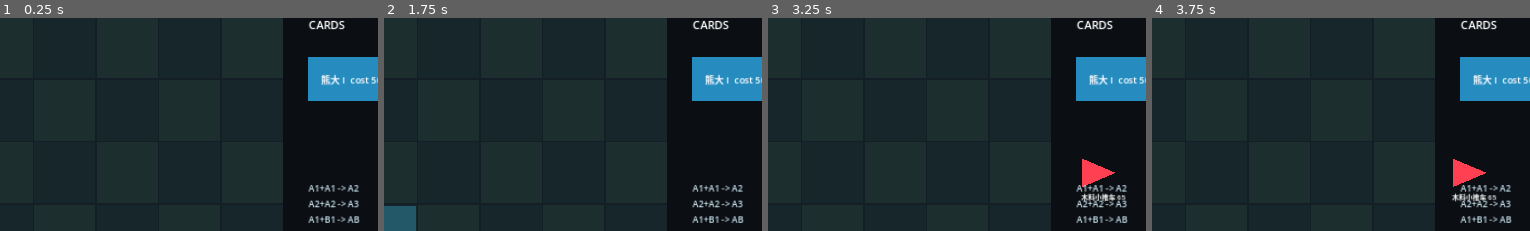
Above: before the commit, frames 1-4 (left to right).
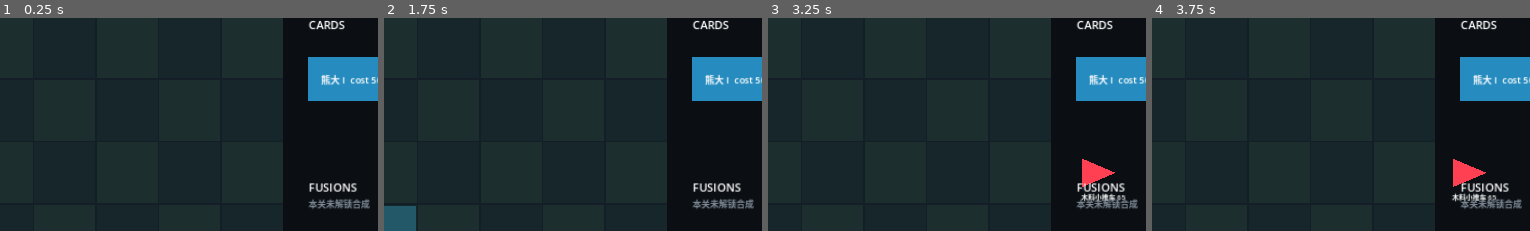
Above: after the commit, the same moments.

Repository: Sakeroux168/pvz-boonie-bears
Game: Godot game, scene res://src/app/main.tscn
Same seed, same stepped clock (60 frames per second), same inputs: the game is played once before the commit and once after it.
Inputs (mouse positions are % of the whole screen's width and height, from its top left):
- Up to frame 1 (0.25 s): no input
- Up to frame 2 (1.75 s): tap Enter at 0.5 s; move the mouse to (74, 46) at 0.52 s; tap R at 0.6 s; click (74, 46) at 0.67 s; tap Space at 1.25 s; drag from (29, 56) to (45, 72) at 1.27 s
- Up to frame 3 (3.25 s): tap Enter at 2 s; move the mouse to (61, 28) at 2.02 s; tap R at 2.1 s; click (61, 28) at 2.17 s; tap Space at 2.75 s; drag from (45, 72) to (19, 35) at 2.77 s
- Up to frame 4 (3.75 s): move the mouse to (82, 67) at 3.52 s; tap R at 3.6 s; click (82, 67) at 3.67 s
The pictures show only the part of the screen within x 44-94%, y 14-64%; the shares and areas given below are measured in that part.

The runs differ from the first frame. In frame 1, 1.2% of the frame differs, in the area x 81-98%, y 77-97%; in frame 2, 1.2%; in frame 3, 1.2%; in frame 4, 1.2%.

Commit message:
fix(h4b): level-scoped recipe gate — 1-1 locks upgrades/fusion (GPT review P1)
- BattleSession gains enabled_recipe_ids support: when a level defines the
  field, merge_cells rejects recipes outside the list with
  'recipe_disabled_in_level' and fusion_preview hides them. Levels without
  the field keep legacy allow-all behaviour (level_playable.json fixture
  unchanged).
- world01_01.json sets enabled_recipe_ids: [] — 1-1 no longer allows
  A1+A1->A2 upgrades, preserving the accepted World 01 teaching order
  (first upgrade in 1-4, first fusion in 1-6).
- battle_screen recipe hints are now data-driven and level-gated; 1-1 shows
  '本关未解锁合成' instead of hardcoded upgrade/fusion hints.
- Tests: rejected merge leaves both units and resources untouched; preview
  respects the gate; absent-key allow-all compatibility; partial allowlist
  semantics. 60/60 passing, exit code 0.
- Corrected misleading 'wave income' comment in the victory simulation test:
  no income system exists; 350 resource funds all deploys up front.

Diff:
--- a/src/battle/battle_session.gd
+++ b/src/battle/battle_session.gd
@@ -16,6 +16,12 @@
 var resources: ResourcePool
 var fusion: FusionService
 var tree_rule: ProtectedTreeRule
+# Level-scoped recipe gate (GPT review on PR #8): recipes not in this list are
+# illegal in this level. Missing/empty field means "no recipes enabled" only if
+# the key exists; absent key keeps the legacy allow-all behaviour so the old
+# level_playable.json regression fixture still teaches upgrades/fusion.
+var enabled_recipe_ids: Dictionary = {}
+var recipe_gate_active := false
 var enemies: Array[EnemyState] = []
 var level: Dictionary = {}
 var state := STATE_RUNNING
@@ -26,6 +32,10 @@
 func _init(p_repository: GameDataRepository, level_override: Dictionary = {}) -> void:
 	repository = p_repository
 	level = level_override.duplicate(true) if not level_override.is_empty() else repository.level.duplicate(true)
+	if level.has("enabled_recipe_ids"):
+		recipe_gate_active = true
+		for rid in level["enabled_recipe_ids"]:
+			enabled_recipe_ids[String(rid)] = true
 	board = BoardState.new(int(level.get("lanes", 5)), int(level.get("columns", 9)))
 	resources = ResourcePool.new(int(level.get("initial_resource", 450)))
 	fusion = FusionService.new(repository)
@@ -66,6 +76,11 @@
 	var plan := fusion.build_plan(source_unit, target_unit)
 	if plan.is_empty():
 		return _reject("illegal_recipe")
+	# Level-scoped recipe gate (GPT review on PR #8): a level with
+	# enabled_recipe_ids only allows the listed recipes, so tutorial levels can
+	# keep upgrades/fusion locked until their teaching level.
+	if recipe_gate_active and not enabled_recipe_ids.has(String(plan.get("recipe_id", ""))):
+		return _reject("recipe_disabled_in_level")
 	var cost := int(plan.get("resource_cost", 0))
 	if not resources.can_spend(cost):
 		return _reject("insufficient_resource")
@@ -241,7 +256,14 @@
 	var b = board.cell_value(target)
 	if a is not UnitState or b is not UnitState:
 		return {}
-	return fusion.preview(a.unit_id, b.unit_id)
+	var recipe := fusion.preview(a.unit_id, b.unit_id)
+	if recipe.is_empty():
+		return {}
+	# Respect the level recipe gate so the drag-preview highlight matches what
+	# merge_cells would actually allow.
+	if recipe_gate_active and not enabled_recipe_ids.has(String(recipe.get("id", ""))):
+		return {}
+	return recipe
 
 func _reject(reason: String) -> Dictionary:
 	return {"ok": false, "reason": reason}
--- a/src/data/levels/world01_01.json
+++ b/src/data/levels/world01_01.json
@@ -5,8 +5,9 @@
   "lanes": 5,
   "columns": 9,
   "initial_resource": 350,
-  "deck": ["unit_a_1"],
-  "minimum_protected_trees": 0,
+  "deck":["unit_a_1"],
+  "enabled_recipe_ids":[],
+  "minimum_protected_trees":0,
   "protected_trees": [],
   "waves": [
     {"at": 3.0, "enemy": "enemy_basic", "lane": 2},
--- a/src/tests/test_p2_core.gd
+++ b/src/tests/test_p2_core.gd
@@ -570,9 +570,10 @@
 
 func test_world01_01_simulates_to_victory_with_redeployed_xiong_da() -> void:
 	# Tutorial tuning claim: 3~5 熊大 I win. This drives the real runtime
-	# path — full BattleSession ticks. Player opens with 3 units on the early
-	# lanes, then spends wave income to reinforce lanes 1/3 as later waves
-	# arrive (350 starting resource = exactly this plan).
+	# path — full BattleSession ticks. 350 starting resource funds the whole
+	# plan up front (7 x cost 50): open with 3 on the early lanes, then
+	# reinforce lanes 1/3 from the remaining pool before their waves arrive.
+	# (BattleSession has no kill/wave income yet — no income is claimed here.)
 	var repo := _load_world01_repo()
 	var battle := BattleSession.new(repo)
 	battle.deploy("unit_a_1", Vector2i(3, 2))
@@ -604,3 +605,53 @@
 			break
 	assert_eq(battle.state, BattleSession.STATE_FAILURE,
 			"a completely undefended board must lose 1-1")
+
+# --- GPT review on PR #8: level recipe gate ---
+
+func test_world01_01_rejects_upgrade_merge() -> void:
+	# P1 blocker: 1-1 teaches only base tower defense; A1+A1->A2 must be
+	# rejected at runtime and both units plus resources must be untouched.
+	var repo := _load_world01_repo()
+	var battle := BattleSession.new(repo)
+	assert_true(battle.deploy("unit_a_1", Vector2i(1, 0))["ok"])
+	assert_true(battle.deploy("unit_a_1", Vector2i(3, 0))["ok"])
+	var before_resource := battle.resources.amount
+	var result := battle.merge_cells(Vector2i(1, 0), Vector2i(3, 0), 1000)
+	assert_false(result["ok"], "1-1 must reject upgrade fusion")
+	assert_eq(String(result["reason"]), "recipe_disabled_in_level")
+	assert_true(battle.board.cell_value(Vector2i(1, 0)) is UnitState, "source unit still on board")
+	assert_true(battle.board.cell_value(Vector2i(3, 0)) is UnitState, "target unit still on board")
+	assert_eq(battle.resources.amount, before_resource, "no resource charged on rejected merge")
+
+func test_world01_01_fusion_preview_respects_gate() -> void:
+	var repo := _load_world01_repo()
+	var battle := BattleSession.new(repo)
+	battle.deploy("unit_a_1", Vector2i(1, 0))
+	battle.deploy("unit_a_1", Vector2i(3, 0))
+	assert_true(battle.fusion_preview(Vector2i(1, 0), Vector2i(3, 0)).is_empty(),
+			"drag preview must not advertise a disabled recipe")
+
+func test_recipe_gate_absent_key_keeps_allow_all_behaviour() -> void:
+	# Legacy fixture (level_playable.json / _empty_level) has no
+	# enabled_recipe_ids: upgrades/fusion keep working there.
+	var battle := BattleSession.new(repository, _empty_level(1000))
+	battle.deploy("unit_a_1", Vector2i(1, 0))
+	battle.deploy("unit_a_1", Vector2i(3, 0))
+	var result := battle.merge_cells(Vector2i(1, 0), Vector2i(3, 0), 1000)
+	assert_true(result["ok"], "levels without the gate keep legacy behaviour")
+
+func test_level_with_enabled_recipes_allows_listed_only() -> void:
+	# Gate semantics: listed recipes work; unlisted ones are rejected even
+	# though they exist globally.
+	var level := _empty_level(2000)
+	level["enabled_recipe_ids"] = ["upgrade_a_1_to_2"]
+	var battle := BattleSession.new(repository, level)
+	battle.deploy("unit_a_1", Vector2i(1, 2))
+	battle.deploy("unit_b_1", Vector2i(5, 2))
+	var blocked := battle.merge_cells(Vector2i(1, 2), Vector2i(5, 2))
+	assert_false(blocked["ok"], "unlisted cross-fusion must be blocked when gate lists only upgrades")
+	assert_eq(String(blocked["reason"]), "recipe_disabled_in_level")
+	battle.deploy("unit_a_1", Vector2i(1, 4))
+	battle.deploy("unit_a_1", Vector2i(3, 4))
+	var allowed := battle.merge_cells(Vector2i(1, 4), Vector2i(3, 4))
+	assert_true(allowed["ok"], "listed upgrade recipe stays legal")
--- a/src/ui/battle_screen.gd
+++ b/src/ui/battle_screen.gd
@@ -221,9 +221,22 @@
 		draw_string(font, rect.position + Vector2(20, 42),
 				"%s  cost %d" % [_display_name_for_unit(String(card["unit_id"])), int(card["cost"])],
 				HORIZONTAL_ALIGNMENT_LEFT, -1, 15, Color.WHITE)
-	draw_string(font, Vector2(1060, 385), "A1+A1 -> A2", HORIZONTAL_ALIGNMENT_LEFT, -1, 14, Color(0.8, 0.9, 0.95))
-	draw_string(font, Vector2(1060, 410), "A2+A2 -> A3", HORIZONTAL_ALIGNMENT_LEFT, -1, 14, Color(0.8, 0.9, 0.95))
-	draw_string(font, Vector2(1060, 435), "A1+B1 -> AB", HORIZONTAL_ALIGNMENT_LEFT, -1, 14, Color(0.8, 0.9, 0.95))
+	draw_string(font, Vector2(1060, 385), "FUSIONS", HORIZONTAL_ALIGNMENT_LEFT, -1, 18, Color.WHITE)
+	# Recipe hints are data-driven and level-gated: only recipes enabled by the
+	# current level's enabled_recipe_ids are shown (GPT review on PR #8).
+	var shown := 0
+	for recipe in repository.recipes:
+		var recipe_id := String(recipe.get("id", ""))
+		if session.recipe_gate_active and not session.enabled_recipe_ids.has(recipe_id):
+			continue
+		draw_string(font, Vector2(1060, 410 + shown * 25),
+				"%s + %s -> %s" % [_display_name_for_unit(String(recipe.get("input_a", ""))),
+						_display_name_for_unit(String(recipe.get("input_b", ""))),
+						_display_name_for_unit(String(recipe.get("result", "")))],
+				HORIZONTAL_ALIGNMENT_LEFT, -1, 14, Color(0.8, 0.9, 0.95))
+		shown += 1
+	if shown == 0:
+		draw_string(font, Vector2(1060, 410), "本关未解锁合成", HORIZONTAL_ALIGNMENT_LEFT, -1, 14, Color(0.5, 0.55, 0.6))
 
 func _draw_status(font: Font) -> void:
 	draw_string(font, Vector2(40, 642), status_text, HORIZONTAL_ALIGNMENT_LEFT, 930, 16, Color(0.78, 0.86, 0.92))
